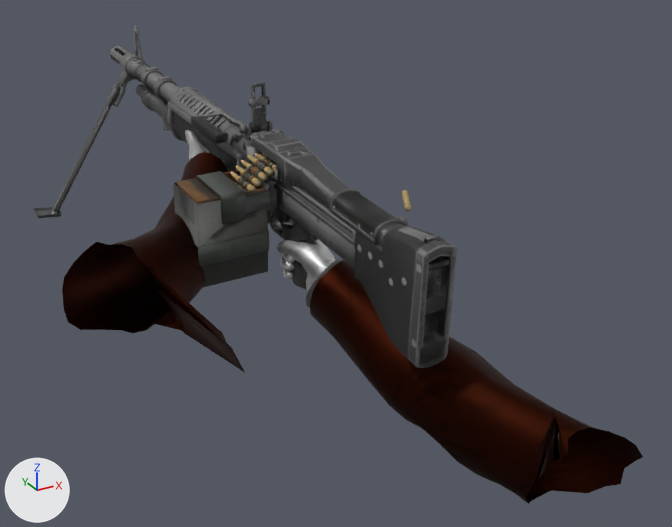
What one commit did to the OBJ model GameData/Animations/LMG/Fire/frame_29.obj.
Rendered twice from a camera (50 mm lens) standing at (-0.84, -1.39, 0.5) and looking at (0.22, 0.54, -0.47). Every picture has the same lights, and +X, +Y and +Z are marked at lower left. Where no turn or scale is listed for an object, it has been applied to the vertices.

The scene before the commit, as lines of its bpy script (objects in view):
```python
ob_mesh_001 = bpy.data.objects.new('Mesh.001', me_mesh_001)
ob_mesh_001.location = (0.0, 0.0, 0.0)
ob_mesh_005 = bpy.data.objects.new('Mesh.005', me_mesh_005)
ob_mesh_005.location = (0.0, 0.0, 0.0)
ob_playermodelmerged_001_playermodelmerged = bpy.data.objects.new('PlayerModelMerged.001_PlayerModelMerged', me_playermodelmerged_001_playermodelmerged)
ob_playermodelmerged_001_playermodelmerged.location = (0.0, 0.0, 0.0)
```
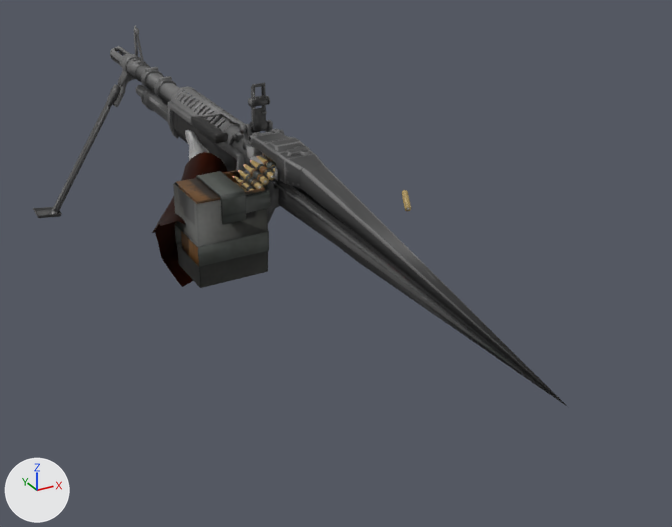
Edits to the scene script, one JSON object a line:
```json
{"block": "me_mesh_005", "where": "# used by ob_mesh_005; location = (0.0, 0.0, 0.0)"}
{"op": "remove", "block": "me_mesh_005", "code": "me_mesh_005.from_pydata(...)  # 10811 vertices, 20781 faces, 17 loose edges; spans x -0.31..0.41, y -0.08..1.82, z -0.62..0.0"}
{"op": "add", "block": "me_mesh_005", "code": "me_mesh_005.from_pydata(...)  # 3878 vertices, 6644 faces, 13 loose edges; spans x -0.31..0.14, y -0.43..1.82, z -0.62..0.0"}
{"block": "me_mesh_005", "change": "me_mesh_005 part 1: 19 loose pieces with 1958 vertices, spanning x -0.1..0.41, y -0.07..1.69, z -0.62..-0.13, are deleted"}
{"block": "me_mesh_005", "change": "me_mesh_005 part 2: 203 vertices moved within x -0.11..0.14, y 0.5..1.82, z -0.3..-0.12; 5058 vertices removed from x -0.15..0.15, y -0.08..1.82, z -0.44..-0.06; 83 vertices added at x -0.06..0.12, y -0.43..1.51, z -0.33..-0.02"}
{"block": "me_mesh_005", "change": "me_mesh_005 part 3: 48 kept faces spanning x -0.24..0.1, y 0.5..1.79, z -0.62..-0.04 get new texture (UV) coordinates"}
{"block": "me_playermodelmerged_001_playermodelmerged", "where": "# used by ob_playermodelmerged_001_playermodelmerged; location = (0.0, 0.0, 0.0)"}
{"op": "remove", "block": "me_playermodelmerged_001_playermodelmerged", "code": "me_playermodelmerged_001_playermodelmerged.from_pydata(...)  # 1157 vertices, 2192 faces; spans x -0.497..0.46, y -0.324..1.071, z -0.748..-0.206"}
{"op": "add", "block": "me_playermodelmerged_001_playermodelmerged", "code": "me_playermodelmerged_001_playermodelmerged.from_pydata(...)  # 475 vertices, 890 faces; spans x -0.222..0.145, y 0.553..1.071, z -0.479..-0.206"}
{"block": "me_playermodelmerged_001_playermodelmerged", "change": "me_playermodelmerged_001_playermodelmerged part 4: the loose piece of 328 vertices spanning x 0.043..0.142, y 0.294..0.576, z -0.477..-0.324 is deleted"}
{"block": "me_playermodelmerged_001_playermodelmerged", "change": "me_playermodelmerged_001_playermodelmerged part 5: the loose piece of 208 vertices spanning x 0.025..0.46, y -0.324..0.373, z -0.748..-0.345 is deleted"}
{"block": "me_playermodelmerged_001_playermodelmerged", "change": "me_playermodelmerged_001_playermodelmerged part 6: the loose piece of 40 vertices spanning x 0.027..0.166, y 0.236..0.39, z -0.51..-0.345 is deleted"}
{"block": "me_playermodelmerged_001_playermodelmerged", "change": "me_playermodelmerged_001_playermodelmerged part 7"}
{"block": "me_playermodelmerged_001_playermodelmerged", "change": "106 vertices are removed from x -0.497..-0.135, y -0.024..0.653, z -0.48..-0.236"}
{"block": "me_playermodelmerged_001_playermodelmerged", "change": "210 faces are deleted"}
```

Changed parts and their boxes (x1, y1, x2, y2) in the pictures (672 x 527 px):
```json
{"object": "PlayerModelMerged.001_PlayerModelMerged", "change": "reshaped", "before": [62, 130, 643, 504], "after": [152, 130, 228, 287]}
{"object": "Mesh.005", "change": "reshaped", "before": [33, 26, 457, 368], "after": [33, 26, 568, 407], "on screen": "26% wider, 11% taller"}
{"part": 1, "of": "me_mesh_005", "change": "deleted", "before": [163, 119, 450, 290], "on screen": "black"}
{"part": 2, "of": "me_mesh_005", "change": "cut back", "before": [120, 51, 457, 368], "after": [120, 53, 568, 407]}
{"part": 3, "of": "me_mesh_005", "change": "surface changed", "before": [252, 96, 268, 106], "after": [252, 96, 268, 106]}
{"part": 4, "of": "me_playermodelmerged_001_playermodelmerged", "change": "deleted", "before": [271, 218, 335, 292]}
{"part": 5, "of": "me_playermodelmerged_001_playermodelmerged", "change": "deleted", "before": [310, 260, 643, 504], "on screen": "black"}
{"part": 6, "of": "me_playermodelmerged_001_playermodelmerged", "change": "deleted", "before": [306, 258, 343, 308]}
{"part": 7, "of": "me_playermodelmerged_001_playermodelmerged", "change": "deleted", "before": [62, 221, 245, 372]}
```
